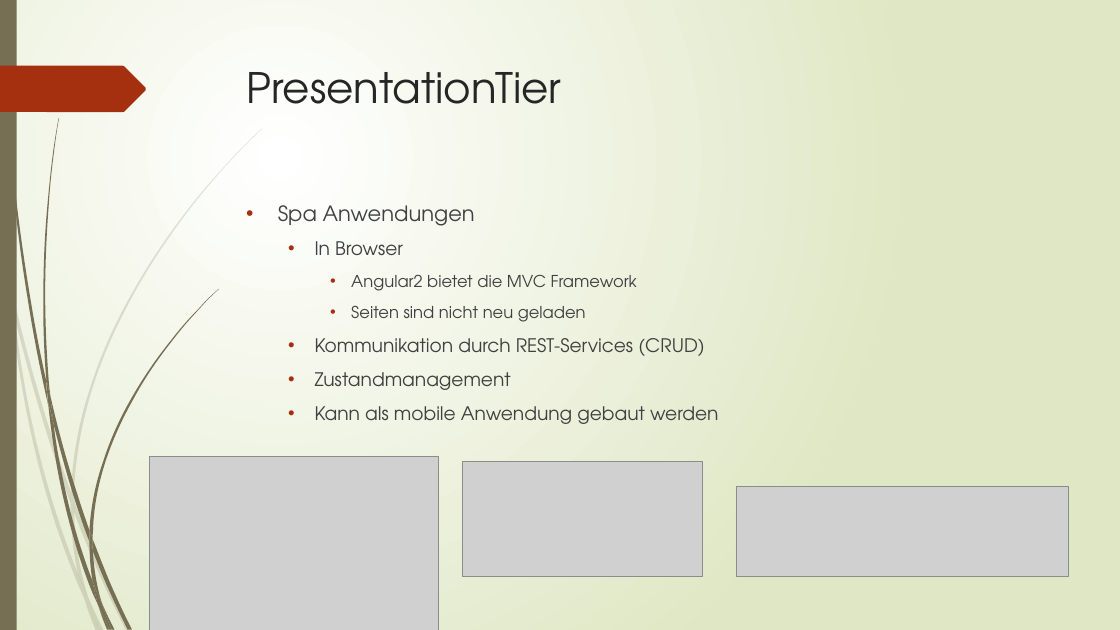
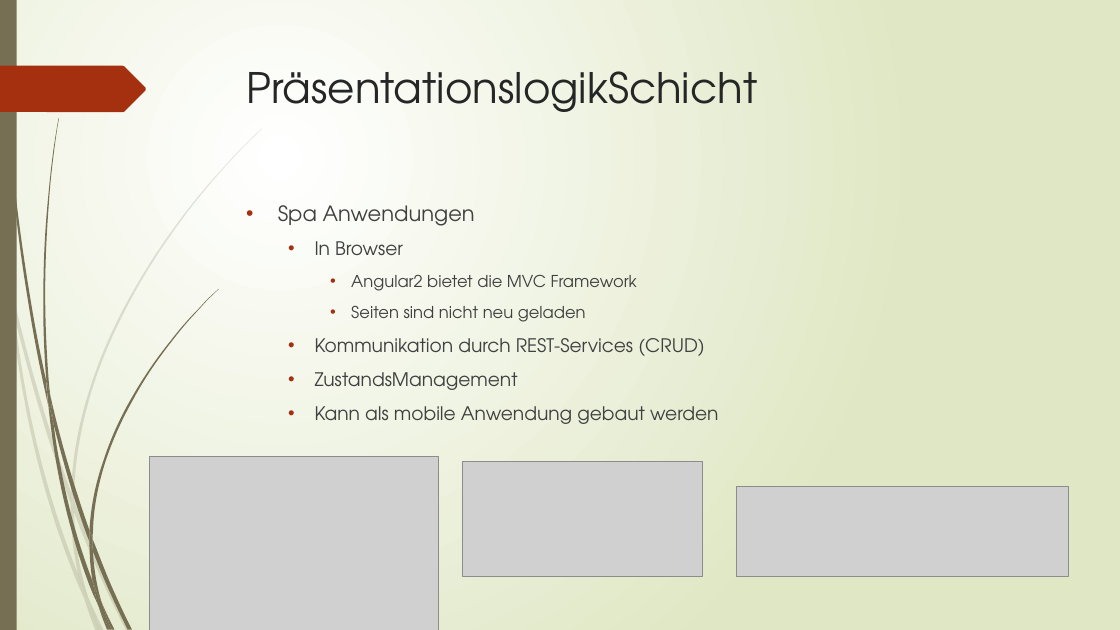
Before and after one commit to Gebov/master-thesis, a slide deck: slide 9 of presentation/Gym.pptx (slide 4 before the commit). Drawn at 1120x630 pixels with LibreOffice and Linux fonts; fonts in the diff are those of the drawing; grey boxes stand for pictures. Boxes give left, top, right and bottom in pixels: in the first picture for what was removed or moved away, otherwise in the second. Text is boxed around its words. In the diff, an @@ line names an element or a change of style, - is before the commit and + after.

```diff
--- a/presentation/Gym.pptx
+++ b/presentation/Gym.pptx
@@ title at bbox=[247, 71, 758, 112]: text changed @@
-PresentationTier
+PräsentationslogikSchicht
@@ text at bbox=[315, 372, 518, 390]: text changed @@
-  • Zustandmanagement
+  • ZustandsManagement
```
Also in this commit, not shown: 7 other slides changed, 1 slide added, 1 slide removed, 2 other files.
